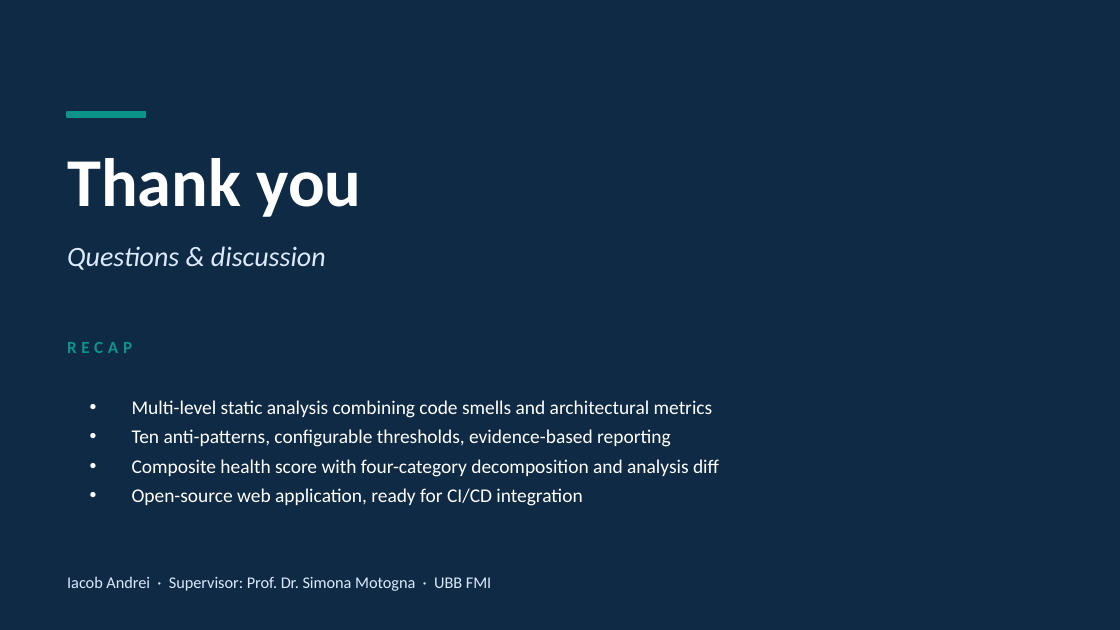
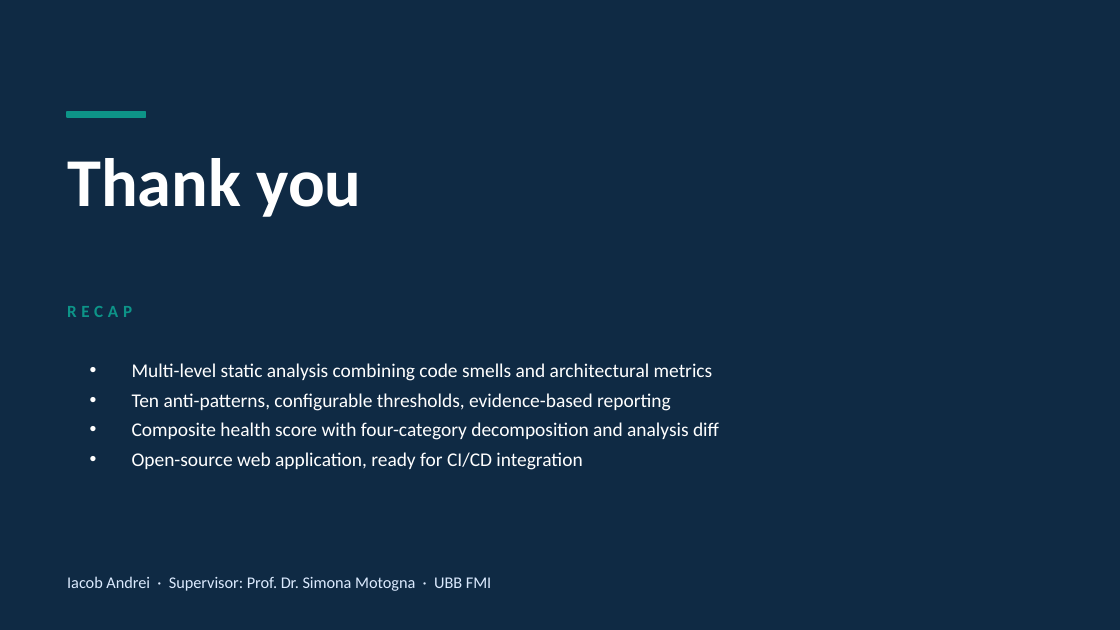
Before and after one commit to andrei45635/dissertation_backend, a slide deck: slide 12 of thesis/presentation/MSA_Detector_Defense_v2.pptx. Drawn at 1120x630 pixels with LibreOffice and Linux fonts; fonts in the diff are those of the drawing. Boxes give left, top, right and bottom in pixels: in the first picture for what was removed or moved away, otherwise in the second. Text is boxed around its words. In the diff, an @@ line names an element or a change of style, - is before the commit and + after.

```diff
--- a/thesis/presentation/MSA_Detector_Defense_v2.pptx
+++ b/thesis/presentation/MSA_Detector_Defense_v2.pptx
@@ text removed at [67, 246, 326, 270] @@
-Questions & discussion
@@ text "RECAP": place and size @@
-text "RECAP" at [67, 342, 132, 353]
+text "RECAP" at [67, 306, 132, 317]
@@ text "Multi-level static analysis combining code ...": place and size @@
-text "Multi-level static analysis combining code ..." at [132, 400, 719, 506]
+text "Multi-level static analysis combining code ..." at [132, 363, 719, 470]
```
Also in this commit, not shown: 3 other slides changed, 1 other file.
